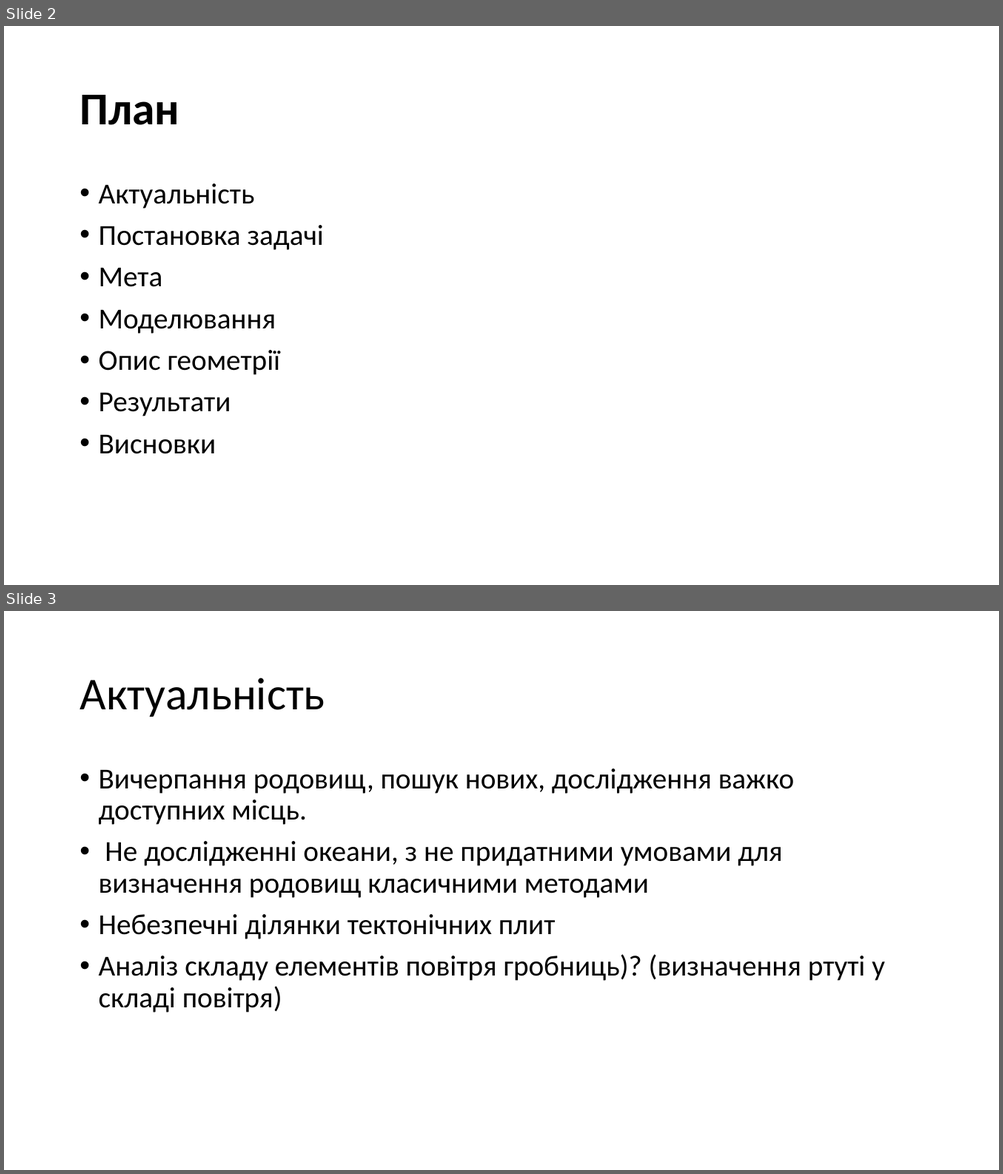
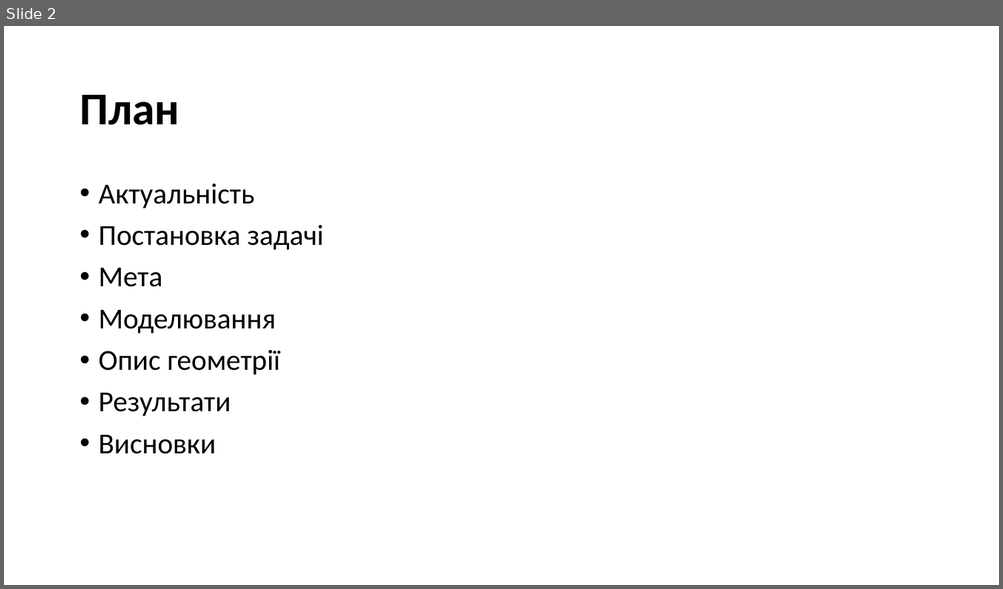
Before and after one commit to npd2020/diploms, a slide deck: v.haponov/Presentation/Valentyn_Haponov.pptx. Shown one above the other, each under a label of ours: slides 2 and 3 before the commit, slide 2 after it. The pictures are 1003x1174 and 1003x589 pixels, drawn with LibreOffice and Linux fonts; fonts in the diff are those of the drawing. Boxes give left, top, right and bottom in pixels: in the first picture for what was removed or moved away, otherwise in the second. Text is boxed around its words. In the diff, an @@ line names an element or a change of style, - is before the commit and + after.

```diff
--- a/v.haponov/Presentation/Valentyn_Haponov.pptx
+++ b/v.haponov/Presentation/Valentyn_Haponov.pptx
@@ slide 3 removed at box(4, 611, 999, 1170), background #FFFFFF @@
@@ title removed at box(79, 678, 324, 717) @@
-Актуальність
@@ text removed at box(99, 769, 885, 1013) @@
-• Вичерпання родовищ, пошук нових, дослідження важко доступних місць.
-• Не дослідженні океани, з не придатними умовами для визначення родовищ класичними методами
-• Небезпечні ділянки тектонічних плит
-• Аналіз складу елементів повітря гробниць)? (визначення ртуті у складі повітря)
```
Also in this commit, not shown: 2 slides added, 1 other slide removed, 1 other file.
